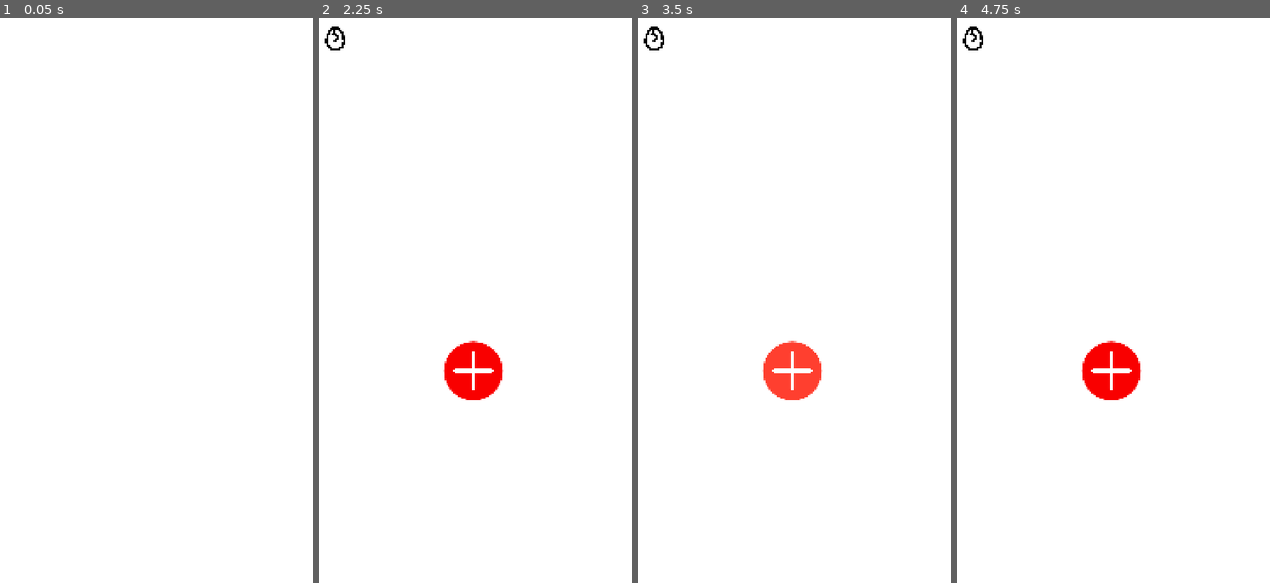
Above: before the commit, frames 1-4 (left to right).
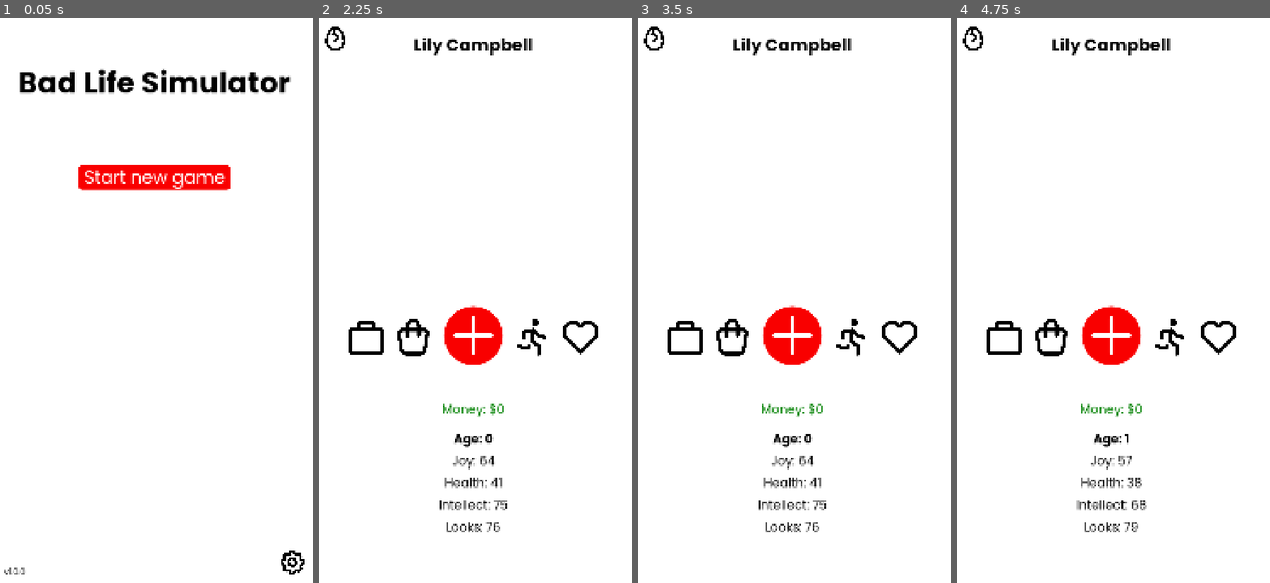
Above: after the commit, the same moments.

Repository: gaulsoodmanbls/badlifesimulator
Game: Godot game, scene res://pages/index.tscn
The game is run twice, just before and just after one commit, with the same random seed, the same clock (stepped at 60 frames per second) and the same inputs.
Inputs (mouse positions are in pixels of both pictures, inside the frame that each line leads up to):
- Up to frame 1 (0.05 s): no input
- Up to frame 2 (2.25 s): click (610, 560) at 0.5 s; click (334, 40) at 1.25 s; click "Start new game" at 2 s
- Up to frame 3 (3.5 s): click (791, 368) at 2.77 s
- Up to frame 4 (4.75 s): click (1110, 334) at 3.52 s; click (1172, 340) at 4.27 s

The runs differ from the first frame. In frame 1, 4.2% of the frame differs, in the area x 1-98%, y 9-99%; in frame 2, 4.4%; in frame 3, 4.7%, in the area x 9-90%, y 3-91%; in frame 4, 4.4%.

Commit message:
basic event page
+ bugfixes + no more gray flashing between certain pages

Diff:
--- /dev/null
+++ b/pages/age_up.tscn
@@ -0,0 +1,9 @@
+[gd_scene format=3 uid="uid://8du6o0docy8y"]
+
+[ext_resource type="Script" uid="uid://c74wfp3173dux" path="res://pages/scripts/ageUp.gd" id="1_c48n8"]
+[ext_resource type="PackedScene" uid="uid://pmo8e2dmbkfm" path="res://objects/background.tscn" id="2_01tjl"]
+
+[node name="age_up" type="Node2D" unique_id=1256341001]
+script = ExtResource("1_c48n8")
+
+[node name="background" parent="." unique_id=1846199054 instance=ExtResource("2_01tjl")]
--- a/pages/credits.tscn
+++ b/pages/credits.tscn
@@ -5,6 +5,8 @@
 [ext_resource type="LabelSettings" uid="uid://c3r4rskc4jrad" path="res://styles/text/heading.tres" id="2_0xm2l"]
 [ext_resource type="LabelSettings" uid="uid://dl6sog5hfkb6u" path="res://styles/text/body.tres" id="3_0xm2l"]
 [ext_resource type="PackedScene" uid="uid://cjnbhqp8obehv" path="res://objects/back_button.tscn" id="5_73mna"]
+
+[sub_resource type="Theme" id="Theme_73mna"]
 
 [node name="credits" type="Node2D" unique_id=1739629101]
 script = ExtResource("1_73mna")
@@ -19,17 +21,21 @@
 label_settings = ExtResource("2_0xm2l")
 horizontal_alignment = 1
 
-[node name="vScrollBar" type="VScrollBar" parent="." unique_id=913770889]
-offset_left = 1050.0
+[node name="scrollContainer" type="ScrollContainer" parent="." unique_id=1810097621]
+offset_top = 193.0
 offset_right = 1080.0
 offset_bottom = 1920.0
+theme = SubResource("Theme_73mna")
+horizontal_scroll_mode = 0
+vertical_scroll_mode = 2
 
-[node name="credits" type="Label" parent="vScrollBar" unique_id=1016172437]
-layout_mode = 0
-offset_left = -1050.0
-offset_top = 270.0
-offset_right = 30.0
-offset_bottom = 1870.0
+[node name="centerContainer" type="CenterContainer" parent="scrollContainer" unique_id=814527224]
+layout_mode = 2
+size_flags_horizontal = 3
+size_flags_vertical = 3
+
+[node name="credits" type="Label" parent="scrollContainer/centerContainer" unique_id=1016172437]
+layout_mode = 2
 text = "Created by:
 Ethan Scott
 
@@ -42,6 +48,7 @@
 Art:
 Ethan Scott
 tabler.io
+DinosoftLabs
 
 Events written by:
 Ethan Scott
--- /dev/null
+++ b/pages/event_4.tscn
@@ -0,0 +1,55 @@
+[gd_scene format=3 uid="uid://b4rxd2u6jpmgg"]
+
+[ext_resource type="PackedScene" uid="uid://pmo8e2dmbkfm" path="res://objects/background.tscn" id="1_3dxvm"]
+[ext_resource type="Script" uid="uid://ck3lo8ixyy67y" path="res://pages/scripts/event4.gd" id="1_y6qcv"]
+[ext_resource type="LabelSettings" uid="uid://bst31irnyaguk" path="res://styles/text/subheading.tres" id="2_0s12j"]
+[ext_resource type="LabelSettings" uid="uid://dl6sog5hfkb6u" path="res://styles/text/body.tres" id="3_psofw"]
+[ext_resource type="PackedScene" uid="uid://ck7ra4cupjjkm" path="res://objects/button_default.tscn" id="4_y6qcv"]
+[ext_resource type="Theme" uid="uid://b7ik156icwyyk" path="res://styles/button1/button1EventOptions.tres" id="6_d3jqi"]
+
+[node name="event4" type="Node2D" unique_id=102854654]
+script = ExtResource("1_y6qcv")
+
+[node name="background" parent="." unique_id=1499591412 instance=ExtResource("1_3dxvm")]
+
+[node name="heading" type="Label" parent="." unique_id=631056579]
+offset_left = 40.0
+offset_top = 140.0
+offset_right = 1040.0
+offset_bottom = 222.0
+text = "Event name"
+label_settings = ExtResource("2_0s12j")
+horizontal_alignment = 1
+
+[node name="body" type="Label" parent="." unique_id=556120999]
+offset_left = 40.0
+offset_top = 250.0
+offset_right = 1040.0
+offset_bottom = 310.0
+text = "Event body text."
+label_settings = ExtResource("3_psofw")
+horizontal_alignment = 1
+
+[node name="option1" parent="." unique_id=1544237965 instance=ExtResource("4_y6qcv")]
+offset_left = 40.0
+offset_right = 40.0
+theme = ExtResource("6_d3jqi")
+text = ""
+
+[node name="option2" parent="." unique_id=1802928132 instance=ExtResource("4_y6qcv")]
+offset_left = 40.0
+offset_right = 40.0
+theme = ExtResource("6_d3jqi")
+text = ""
+
+[node name="option3" parent="." unique_id=536436195 instance=ExtResource("4_y6qcv")]
+offset_left = 40.0
+offset_right = 40.0
+theme = ExtResource("6_d3jqi")
+text = ""
+
+[node name="option4" parent="." unique_id=1964760354 instance=ExtResource("4_y6qcv")]
+offset_left = 40.0
+offset_right = 40.0
+theme = ExtResource("6_d3jqi")
+text = ""
--- a/pages/game_menu.tscn
+++ b/pages/game_menu.tscn
@@ -6,6 +6,14 @@
 [ext_resource type="Texture2D" uid="uid://i1sobtkpdvcs" path="res://assets/plus-white.png" id="3_hnohk"]
 [ext_resource type="Texture2D" uid="uid://di3wdmdrsyafk" path="res://assets/egg-cracked-full-used-rotated.png" id="4_4h7a2"]
 [ext_resource type="Texture2D" uid="uid://dem3xsw7xi24n" path="res://assets/egg-cracked.png" id="5_ec2j7"]
+[ext_resource type="LabelSettings" uid="uid://dl6sog5hfkb6u" path="res://styles/text/body.tres" id="7_ec2j7"]
+[ext_resource type="LabelSettings" uid="uid://bst31irnyaguk" path="res://styles/text/subheading.tres" id="7_qyc5l"]
+[ext_resource type="LabelSettings" uid="uid://yi5vjum7s3is" path="res://styles/text/body_bold.tres" id="8_5i0yf"]
+[ext_resource type="LabelSettings" uid="uid://pehp7xsrxr1l" path="res://styles/text/money.tres" id="10_smqxy"]
+[ext_resource type="Texture2D" uid="uid://cdgf0atv5lvrf" path="res://assets/run.png" id="11_i16v1"]
+[ext_resource type="Texture2D" uid="uid://bvbejub1v4kkh" path="res://assets/heart.png" id="12_bqpvg"]
+[ext_resource type="Texture2D" uid="uid://clp2stmtuu3hu" path="res://assets/shopping-bag.png" id="13_q0b0c"]
+[ext_resource type="Texture2D" uid="uid://bjetevdv5fljh" path="res://assets/briefcase.png" id="14_lw86i"]
 
 [sub_resource type="StyleBoxTexture" id="StyleBoxTexture_qyc5l"]
 texture = ExtResource("4_4h7a2")
@@ -26,13 +34,23 @@
 
 [node name="background" parent="." unique_id=305944048 instance=ExtResource("1_owp1n")]
 
-[node name="circularButton" parent="." unique_id=509130995 instance=ExtResource("2_jhx4l")]
+[node name="name" type="Label" parent="." unique_id=674454806]
+offset_left = 100.0
+offset_top = 50.0
+offset_right = 980.0
+offset_bottom = 1962.0
+text = "Name Johnson"
+label_settings = ExtResource("7_qyc5l")
+horizontal_alignment = 1
+autowrap_mode = 2
+
+[node name="ageUpButton" parent="." unique_id=509130995 instance=ExtResource("2_jhx4l")]
 offset_left = 440.0
-offset_top = 1100.0
+offset_top = 980.0
 offset_right = 640.0
-offset_bottom = 1300.0
+offset_bottom = 1180.0
 
-[node name="plus" type="Sprite2D" parent="circularButton" unique_id=1068915531]
+[node name="plus" type="Sprite2D" parent="ageUpButton" unique_id=1068915531]
 position = Vector2(100, 100)
 scale = Vector2(0.25, 0.25)
 texture = ExtResource("3_hnohk")
@@ -52,6 +70,100 @@
 pivot_offset = Vector2(50, 50)
 theme = SubResource("Theme_bqpvg")
 
+[node name="logs" type="Label" parent="." unique_id=505672089]
+offset_top = 550.0
+offset_right = 1080.0
+offset_bottom = 822.0
+text = "Logs will go here."
+label_settings = ExtResource("7_ec2j7")
+horizontal_alignment = 1
+vertical_alignment = 1
+
+[node name="money" type="Label" parent="." unique_id=744660011]
+offset_top = 1300.0
+offset_right = 1080.0
+offset_bottom = 1360.0
+text = "Money: $N/A"
+label_settings = ExtResource("10_smqxy")
+horizontal_alignment = 1
+
+[node name="age" type="Label" parent="." unique_id=1513164279]
+offset_top = 1400.0
+offset_right = 1080.0
+offset_bottom = 1460.0
+text = "Age: x"
+label_settings = ExtResource("8_5i0yf")
+horizontal_alignment = 1
+
+[node name="joy" type="Label" parent="." unique_id=1646613292]
+offset_top = 1475.0
+offset_right = 1080.0
+offset_bottom = 1535.0
+text = "Joy: x"
+label_settings = ExtResource("7_ec2j7")
+horizontal_alignment = 1
+
+[node name="health" type="Label" parent="." unique_id=370618692]
+offset_top = 1550.0
+offset_right = 1080.0
+offset_bottom = 1610.0
+text = "Health: x"
+label_settings = ExtResource("7_ec2j7")
+horizontal_alignment = 1
+
+[node name="intellect" type="Label" parent="." unique_id=964933205]
+offset_top = 1625.0
+offset_right = 1080.0
+offset_bottom = 1685.0
+text = "Intellect: x"
+label_settings = ExtResource("7_ec2j7")
+horizontal_alignment = 1
+
+[node name="looks" type="Label" parent="." unique_id=1746060993]
+offset_top = 1700.0
+offset_right = 1080.0
+offset_bottom = 1760.0
+text = "Looks: x"
+label_settings = ExtResource("7_ec2j7")
+horizontal_alignment = 1
+
+[node name="activities" type="TextureButton" parent="." unique_id=1637612223]
+offset_left = 670.0
+offset_top = 1010.0
+offset_right = 820.0
+offset_bottom = 1160.0
+texture_normal = ExtResource("11_i16v1")
+ignore_texture_size = true
+stretch_mode = 0
+
+[node name="relationships" type="TextureButton" parent="." unique_id=1799853155]
+offset_left = 830.0
+offset_top = 1010.0
+offset_right = 980.0
+offset_bottom = 1160.0
+texture_normal = ExtResource("12_bqpvg")
+ignore_texture_size = true
+stretch_mode = 0
+
+[node name="inventory" type="TextureButton" parent="." unique_id=490609811]
+offset_left = 260.0
+offset_top = 1010.0
+offset_right = 410.0
+offset_bottom = 1160.0
+texture_normal = ExtResource("13_q0b0c")
+ignore_texture_size = true
+stretch_mode = 0
+
+[node name="occupation" type="TextureButton" parent="." unique_id=859879304]
+offset_left = 100.0
+offset_top = 1015.0
+offset_right = 250.0
+offset_bottom = 1165.0
+texture_normal = ExtResource("14_lw86i")
+ignore_texture_size = true
+stretch_mode = 0
+
+[connection signal="pressed" from="ageUpButton" to="." method="_on_age_up_button_pressed"]
 [connection signal="mouse_entered" from="newGameEgg" to="." method="_on_new_game_egg_mouse_entered"]
 [connection signal="mouse_exited" from="newGameEgg" to="." method="_on_new_game_egg_mouse_exited"]
 [connection signal="pressed" from="newGameEgg" to="." method="_on_new_game_egg_pressed"]
--- a/pages/index.tscn
+++ b/pages/index.tscn
@@ -9,13 +9,5 @@
 
 [node name="background" parent="." unique_id=1290927283 instance=ExtResource("2_itaww")]
 
-[node name="timer" type="Timer" parent="." unique_id=720370252]
-wait_time = 0.1
-one_shot = true
-autostart = true
-ignore_time_scale = true
-
 [node name="global" type="Node" parent="." unique_id=886032543]
 script = ExtResource("6_ijqpa")
-
-[connection signal="timeout" from="timer" to="." method="_on_timer_timeout"]
--- a/pages/new_game_confirmation.tscn
+++ b/pages/new_game_confirmation.tscn
@@ -27,11 +27,19 @@
 text = "Nevermind"
 
 [node name="yes" parent="." unique_id=1544237965 instance=ExtResource("3_a71gq")]
-offset_left = 403.0
+offset_left = 378.0
 offset_top = 850.0
-offset_right = 677.0
+offset_right = 703.0
 offset_bottom = 934.0
-text = "Continue"
+text = "New game"
+
+[node name="mainMenu" parent="." unique_id=1983260893 instance=ExtResource("3_a71gq")]
+offset_left = 248.0
+offset_top = 1000.0
+offset_right = 833.0
+offset_bottom = 1084.0
+text = "Back to main menu"
 
 [connection signal="pressed" from="cancel" to="." method="_on_cancel_pressed"]
 [connection signal="pressed" from="yes" to="." method="_on_yes_pressed"]
+[connection signal="pressed" from="mainMenu" to="." method="_on_main_menu_pressed"]
--- /dev/null
+++ b/pages/scripts/ageUp.gd
@@ -0,0 +1,30 @@
+extends Node2D #author(s): Ethan Scott
+
+
+# Called when the node enters the scene tree for the first time.
+func _ready() -> void:
+	await get_tree().process_frame #waits until the frame is fully loaded. Without this, the screen flashes gray while on this scene
+	global.age += 1 #the actual aging up
+	print("age is now " + str(global.age))
+	global.joy += randi_range(-8, 8) #randomly tweaks joy levels. can add anywhere from -8 (subtracts 8) to 8.
+	global.health += randi_range(-8, 8)
+	global.intellect += randi_range(-8, 8)
+	global.looks += randi_range(-8, 8)
+	#if stats are out of bounds (above or below their max/min value)
+	if global.joy < 0:
+		global.joy = 0
+	elif global.joy > 100:
+		global.joy = 100
+	if global.health < 0:
+		global.health = 0
+	elif global.health > 100:
+		global.health = 100
+	if global.intellect < 0:
+		global.intellect = 0
+	elif global.intellect > 100:
+		global.intellect = 100
+	if global.looks < 0:
+		global.looks = 0
+	elif global.looks > 100:
+		global.looks = 100
+	get_tree().change_scene_to_file("res://pages/game_menu.tscn") #goes back to game menu
--- /dev/null
+++ b/pages/scripts/event4.gd
@@ -0,0 +1,51 @@
+extends Node2D #author(s): Ethan Scott
+#handles events with 4 options
+
+
+@warning_ignore("integer_division") #this is really annoying, inconsequential, and I don't know how to fix it so
+func repositionResize(): #repositions and resizes the nodes on-screen
+	$heading.size.y = 0
+	$body.size.y = 0
+	#enabling word wrap so the buttons and text don't run off the screen if they're too long
+	if $heading.get_minimum_size().x >= 1000:
+		$heading.autowrap_mode = TextServer.AUTOWRAP_WORD_SMART
+		$heading.size.x = 900
+	if $body.get_minimum_size().x >= 1000:
+		$body.autowrap_mode = TextServer.AUTOWRAP_WORD_SMART
+		$body.size.x = 900
+	if $option1.get_minimum_size().x >= 1000:
+		$option1.autowrap_mode = TextServer.AUTOWRAP_WORD_SMART
+		$option1.size.x = 900
+	if $option2.get_minimum_size().x >= 1000:
+		$option2.autowrap_mode = TextServer.AUTOWRAP_WORD_SMART
+		$option2.size.x = 900
+	if $option3.get_minimum_size().x >= 1000:
+		$option3.autowrap_mode = TextServer.AUTOWRAP_WORD_SMART
+		$option3.size.x = 900
+	if $option4.get_minimum_size().x >= 1000:
+		$option4.autowrap_mode = TextServer.AUTOWRAP_WORD_SMART
+		$option4.size.x = 900
+	await get_tree().process_frame #wait one frame so the word wrap stuff is able to apply
+	$body.position.y = $heading.position.y + $heading.get_minimum_size().y + 50 #sets position of body text to be 50 px lower than the heading text
+	$option1.position.y = $body.position.y + $body.get_minimum_size().y + 100 #sets position of the option 1 button to be 100 px lower than the body text
+	$option2.position.y = $option1.position.y + $option1.get_minimum_size().y + 50
+	$option3.position.y = $option2.position.y + $option2.get_minimum_size().y + 50
+	$option4.position.y = $option3.position.y + $option3.get_minimum_size().y + 50
+	$heading.position.x = 1080 / 2 - ($heading.size.x / 2) #centres heading text horizontally on the screen
+	$body.position.x = 1080 / 2 - ($body.size.x / 2)
+	$option1.position.x = 1080 / 2 - ($option1.size.x / 2) #centres button horizontally on the screen
+	$option2.position.x = 1080 / 2 - ($option2.size.x / 2)
+	$option3.position.x = 1080 / 2 - ($option3.size.x / 2)
+	$option4.position.x = 1080 / 2 - ($option4.size.x / 2)
+
+# Called when the node enters the scene tree for the first time.
+func _ready() -> void:
+	await get_tree().process_frame #waits for frame to be processed first to avoid weirdness
+	#testing purposes:
+	$heading.text = "Soft start"
+	$body.text = "It's your fourth birthday, and your uncle Randall just gave the first gift of the night: a bunch of blankets and other bedding."
+	$option1.text = "Force a smile and pretend to be thankful, then cry in secret"
+	$option2.text = "Kill him"
+	$option3.text = "Regift them at his birthday next year while laughing maniachally"
+	$option4.text = "Spit in his face, run away screaming, and never speak to him again"
+	repositionResize()
--- a/pages/scripts/gameMenu.gd
+++ b/pages/scripts/gameMenu.gd
@@ -3,7 +3,14 @@
 
 # Called when the node enters the scene tree for the first time.
 func _ready() -> void:
-	pass # Replace with function body.
+	$name.text = str(global.firstName) + " " + str(global.lastName)
+	$logs.text = str(global.logs)
+	$money.text = "Money: $" + str(global.money)
+	$age.text = "Age: " + str(global.age)
+	$joy.text = "Joy: " + str(global.joy)
+	$health.text = "Health: " + str(global.health)
+	$intellect.text = "Intellect: " + str(global.intellect)
+	$looks.text = "Looks: " + str(global.looks)
 
 
 func _on_new_game_egg_mouse_entered() -> void: #when the mouse is hovered over the new game egg button
@@ -14,3 +21,7 @@
 
 func _on_new_game_egg_pressed() -> void: #on new game egg button clicked
 	get_tree().change_scene_to_file("res://pages/new_game_confirmation.tscn")
+
+
+func _on_age_up_button_pressed() -> void: #on age up button pressed
+	get_tree().change_scene_to_file("res://pages/age_up.tscn") #age up
--- a/pages/scripts/global.gd
+++ b/pages/scripts/global.gd
@@ -16,6 +16,8 @@
 var health = 0
 var intellect = 0
 var looks = 0
+var logs = ""
+var money = 0
 
 
 #family
--- a/pages/scripts/index.gd
+++ b/pages/scripts/index.gd
@@ -10,8 +10,6 @@
 		DisplayServer.window_set_position(Vector2i(100, 100)) #sets window position to the top-left of the screen. Without any repositioning, the window is by default clipping off the screen on PC displays with a resolution of 1080p or lower.
 		print("window size adjusted")
 	print("running version " + global.versionNumber)
-
-
-func _on_timer_timeout() -> void: #after 0.1 second has passed
+	await get_tree().process_frame #must wait until the scene fully loads or else godot throws an error trying to change it
 	get_tree().change_scene_to_file("res://pages/main_menu.tscn") #change scene to main menu
 	#requires a wait time otherwise the global script is busy loading and godot will throw an error when you try to change scene
--- a/pages/scripts/newGameConfirmation.gd
+++ b/pages/scripts/newGameConfirmation.gd
@@ -7,3 +7,7 @@
 
 func _on_yes_pressed() -> void:
 	get_tree().change_scene_to_file("res://pages/new_random_game.tscn") #new random game
+
+
+func _on_main_menu_pressed() -> void:
+	get_tree().change_scene_to_file("res://pages/main_menu.tscn") #back to main menu
--- a/pages/scripts/newRandomGame.gd
+++ b/pages/scripts/newRandomGame.gd
@@ -8,7 +8,7 @@
 #name variables
 const mFirstNames = ["Large", "John", "Jack", "Jason", "Smith", "Scott", "Jackson", "Fred", "Drew", "Austin", "Bruce",  …(1376 unchanged characters)…
 
-const fFirstNames = ["Minh", "Arwyn", "Lily", "Violet", "Fre …(1211 unchanged characters)…  "Madeline", "Eden", "Alina", "Krirsten"] #feminine first names
+const fFirstNames = ["Minh", "Arwyn", "Lily", "Violet", "Fre …(1211 unchanged characters)…  "Madeline", "Eden", "Alina", "Krirsten", "L'Oreal"] #feminine first names
 
 const uFirstNames = ["Robyn", "Jesse", "Quinn", "Riley", "Charly", "Sam", "McKenzie", "Quiche", "Dijon", "Fat", "Beanus …(212 unchanged characters)…
 
@@ -27,9 +27,9 @@
 		1: #if 1, you are female
 			global.sex = "F"
 			print("you are female!")
-	global.joy = randi_range(10, 90)
+	global.joy = randi_range(0, 100)
 	global.health = randi_range(0, 100)
-	global.intellect = randi_range(10, 90)
+	global.intellect = randi_range(0, 100)
 	global.looks = randi_range(0, 100)
 	global.age = 0
 	global.firstName = ""
@@ -40,6 +40,8 @@
 	global.familyAges = []
 	global.familyRelationships = []
 	global.familySexes = []
+	global.logs = ""
+	global.money = 0
 	print("Joy: " + str(global.joy))
 	print("Health: " + str(global.health))
 	print("Intellect: " + str(global.intellect))
@@ -88,7 +90,7 @@
 			global.familyTypes.append("Mother") #appends mother
 		else: #if you have a single father
 			global.familyTypes.append("Father") #appends father
-		howManyGrandparents = randi_range(0,2) #how many grandparents do you have
+		howManyGrandparents = randi_range(0, 2) #how many grandparents do you have
 	else: #if you have TWO parents
 		howManyParents = 2 #you have two parents
 		if randi_range(1, 14) == 1: #if you have two parents of the same sex
@@ -101,7 +103,7 @@
 		else: #if you have two parents of DIFFERENT sex
 			global.familyTypes.append("Mother") #appends mother
 			global.familyTypes.append("Father") #appends father
-		howManyGrandparents = randi_range(0,4) #how many grandparents do you have
+		howManyGrandparents = randi_range(0, 4) #how many grandparents do you have
 	if randi_range(1, 2) == 1: #if you're getting siblings
 		var howManySiblings = randi_range(1, 4) #how many siblings will be generated
 		while howManySiblings > 0: #while there are still siblings left to be generated
@@ -124,7 +126,7 @@
 				global.familyTypes.append("Grandmother") #appends grandmother
 				global.familyTypes.append("Grandfather") #appends grandfather
 				howManyGrandparents -= 2 #-2 because we just appended two grandparents at once
-		else: #if you only have one grandparent left to generate (can't be 0 because to be here in the first place you must have over 0
+		else: #if you only have one grandparent left to generate (can't be 0 because to be here in the first place you must have over 0)
 			if randi_range(1, 2) == 1: #if you have one grandmother
 				global.familyTypes.append("Grandmother") #appends grandmother
 			else: #if you have one grandfather
@@ -227,12 +229,13 @@
 			ageOfGrandparent = global.familyTypes.find("Grandmother") #finds index of grandmother
 			if ageOfGrandparent == -1: #if you have NO grandmother
 				ageOfGrandparent = global.familyTypes.find("Grandfather") #if you have neither a grandmother nor a grandfather, this variable won't be used anyway. Don't lose any sleep over it.
-			global.familyAges.append(randi_range(ageOfParent, ageOfGrandparent - 18)) #gives uncaunt an age. They will be between 18 and 45 years younger than your grandparent (their parent).
+			ageOfGrandparent = global.familyAges[ageOfGrandparent] #sets ageOfGrandparent to the actual age of the grandparent at index ageOfGrandparent (set just before) (it's confusing)
+			global.familyAges.append(randi_range(ageOfParent, ageOfGrandparent - 18)) #gives uncaunt an age. They will be between the age of YOUR parent and 18 years younger than your grandparent (THEIR parent).
 		elif global.familyTypes[i] == "Cousin": #if family member is a... cousin. Look, I don't know man, this is super self-explanatory
 			ageOfUncaunt = global.familyTypes.find("Aunt") #finds index of aunt
 			if ageOfUncaunt == -1: #if you have NO aunt
 				ageOfUncaunt = global.familyTypes.find("Uncle") #again, if you have neither an aunt nor an uncle, this variable will not be used. Do not bother worrying about it.
-			global.familyAges.append(randi_range(ageOfUncaunt - 18, ageOfUncaunt - 45)) #gives cousin an age. They will be between 18 and 45 years younger than your Uncaunt (their parent).
+			global.familyAges.append(randi_range(0, ageOfUncaunt - 18)) #gives cousin an age. They will be between 18 and 45 years younger than your Uncaunt (their parent).
 	print(global.familyFirstNames)
 	print(global.familyLastNames)
 	print(global.familySexes)
@@ -244,6 +247,7 @@
 
 # Called when the node enters the scene tree for the first time.
 func _ready() -> void:
+	await get_tree().process_frame #waits until the frame is fully loaded. Without this, the screen flashes gray while on this scene
 	$loadingText.text = tips[randi_range(0, tips.size() - 1)] #picks a random tip to display. Must be size -1 because arrays are 0-indexed, meaning that the number of items in the array will be 1 more than the index of the last item.
 	cleanLife()
 	namePicker()
--- a/project.godot
+++ b/project.godot
@@ -34,6 +34,7 @@
 window/size/viewport_width=1080
 window/size/viewport_height=1920
 window/stretch/mode="canvas_items"
+window/handheld/orientation=1
 
 [editor]
 
--- /dev/null
+++ b/styles/button1/button1EventOptions.tres
@@ -0,0 +1,25 @@
+[gd_resource type="Theme" format=3 uid="uid://b7ik156icwyyk"]
+
+[ext_resource type="FontFile" uid="uid://bf7pfy6renkw4" path="res://assets/fonts/poppins/Poppins-Regular.ttf" id="1_l6uav"]
+[ext_resource type="StyleBox" uid="uid://b2onuwwy2xaed" path="res://styles/button1/button1StyleBoxFlat.tres" id="2_22bcg"]
+[ext_resource type="StyleBox" uid="uid://ebccpvum0hlj" path="res://styles/button1/button1StyleBoxFlatPressed.tres" id="3_chrpf"]
+
+[sub_resource type="StyleBoxEmpty" id="StyleBoxEmpty_5y3ty"]
+
+[sub_resource type="StyleBoxFlat" id="StyleBoxFlat_qop77"]
+bg_color = Color(0.99999934, 0.24553087, 0.18511581, 1)
+corner_radius_top_left = 15
+corner_radius_top_right = 15
+corner_radius_bottom_right = 15
+corner_radius_bottom_left = 15
+expand_margin_left = 20.0
+expand_margin_right = 20.0
+
+[resource]
+Button/colors/font_color = Color(1, 1, 1, 1)
+Button/font_sizes/font_size = 48
+Button/fonts/font = ExtResource("1_l6uav")
+Button/styles/focus = SubResource("StyleBoxEmpty_5y3ty")
+Button/styles/hover = SubResource("StyleBoxFlat_qop77")
+Button/styles/normal = ExtResource("2_22bcg")
+Button/styles/pressed = ExtResource("3_chrpf")
--- /dev/null
+++ b/styles/text/body_bold.tres
@@ -0,0 +1,8 @@
+[gd_resource type="LabelSettings" format=3 uid="uid://yi5vjum7s3is"]
+
+[ext_resource type="FontFile" uid="uid://jc7d7o5eghs1" path="res://assets/fonts/poppins/Poppins-Bold.ttf" id="1_632r3"]
+
+[resource]
+font = ExtResource("1_632r3")
+font_size = 42
+font_color = Color(0, 0, 0, 1)
--- /dev/null
+++ b/styles/text/money.tres
@@ -0,0 +1,8 @@
+[gd_resource type="LabelSettings" format=3 uid="uid://pehp7xsrxr1l"]
+
+[ext_resource type="FontFile" uid="uid://bf7pfy6renkw4" path="res://assets/fonts/poppins/Poppins-Regular.ttf" id="1_3pdca"]
+
+[resource]
+font = ExtResource("1_3pdca")
+font_size = 42
+font_color = Color(0, 0.5019608, 0, 1)
--- /dev/null
+++ b/styles/text/subheading.tres
@@ -0,0 +1,8 @@
+[gd_resource type="LabelSettings" format=3 uid="uid://bst31irnyaguk"]
+
+[ext_resource type="FontFile" uid="uid://jc7d7o5eghs1" path="res://assets/fonts/poppins/Poppins-Bold.ttf" id="1_6ql4x"]
+
+[resource]
+font = ExtResource("1_6ql4x")
+font_size = 58
+font_color = Color(0, 0, 0, 1)
Not shown, added: pages/scripts/ageUp.gd.uid
Not shown, added: pages/scripts/event4.gd.uid
Not shown: 1 places in styles/text/body.tres that only renumber resources
Not shown, changed: assets/achievements/achievements guide.xlsx
